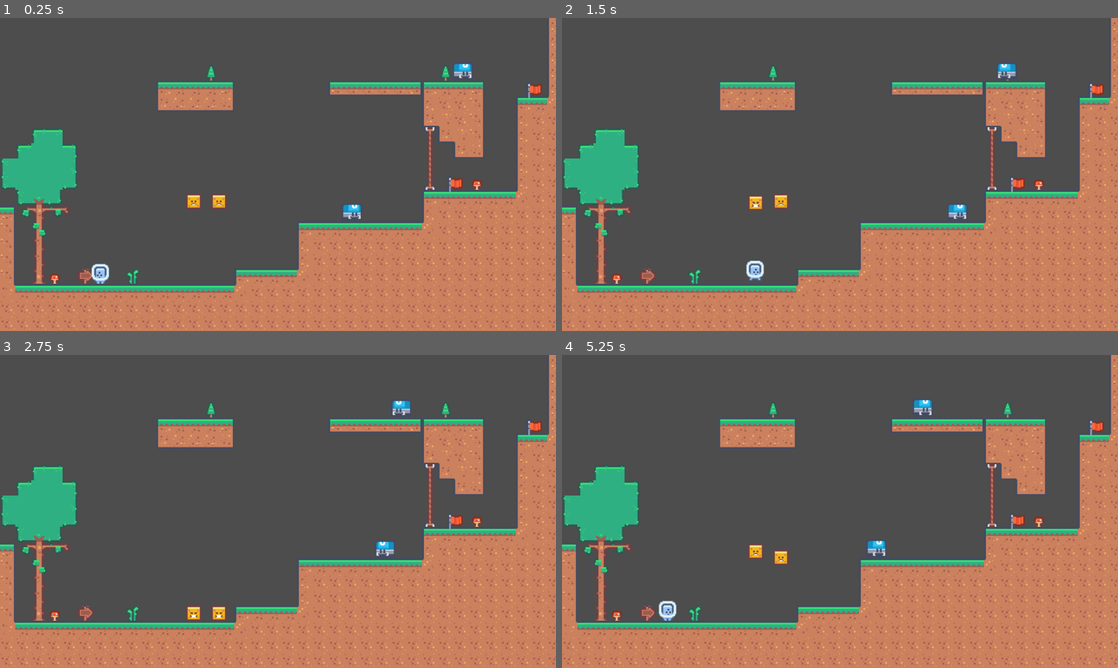
Above: before the commit, frames 1-4 (two rows, left to right).
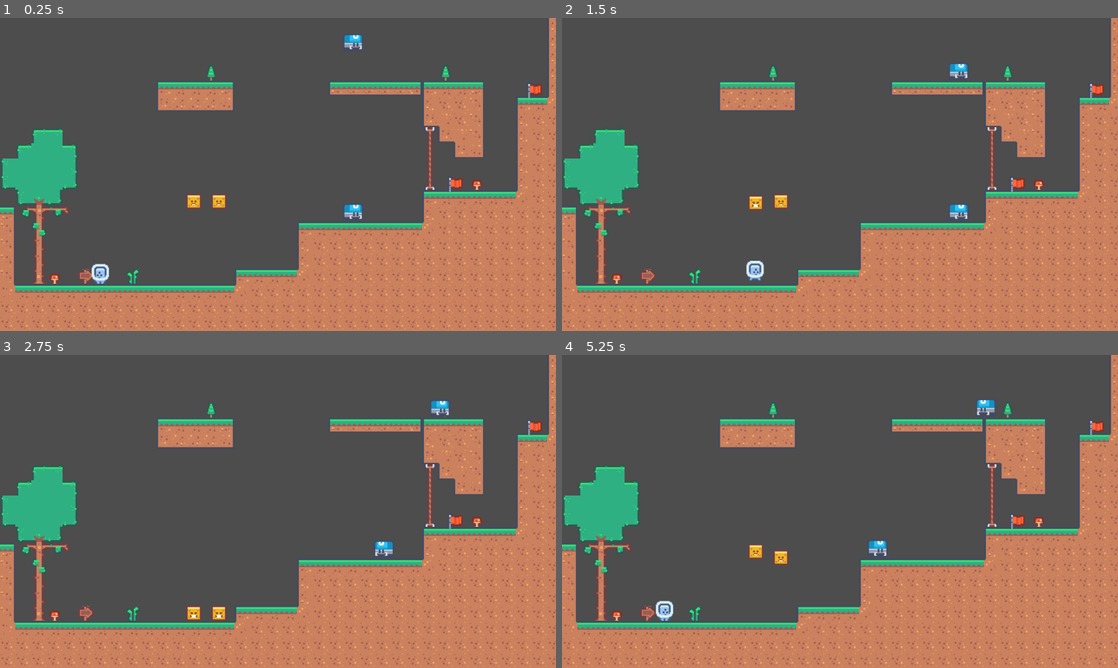
Above: after the commit, the same moments.

Repository: Ranpu123/JumpQuest
Game: Godot game, scene res://Wold0.tscn
The game is run twice, just before and just after one commit, with the same random seed, the same clock (stepped at 60 frames per second) and the same inputs.
Inputs:
- Up to frame 1 (0.25 s): no input
- Up to frame 2 (1.5 s): hold Right (move_right) from 0.53 s (still down); tap Up (move_jump) at 0.77 s
- Up to frame 3 (2.75 s): tap Up (move_jump) at 1.52 s; release Right (move_right) at 2.03 s; hold Left (move_left) from 2.03 s (still down)
- Up to frame 4 (5.25 s): release Left (move_left) at 2.78 s; hold Right (move_right) 2.78-4.28 s; tap Up (move_jump) at 3.02, 3.77, 4.52 s; hold Left (move_left) 4.28-5.03 s; hold Right (move_right) from 5.03 s (still down)

The runs differ from the first frame. In frame 1, 0.3% of the frame differs, in the area x 61-85%, y 5-65%; in frame 2, 0.3%; in frame 3, 0.3%; in frame 4, 0.5%, in the area x 16-78%, y 14-85%.

Commit message:
fixed Enemy 1 gravity issue

Diff:
--- a/Enemy/Andar.gd
+++ b/Enemy/Andar.gd
@@ -4,6 +4,8 @@
 @export var down_cast: RayCast2D
 @export var animator: AnimatedSprite2D
 @export var actor: Enemy1
+
+var gravity = ProjectSettings.get_setting("physics/2d/default_gravity")
 
 signal next_border
 
@@ -18,8 +20,11 @@
 	set_physics_process(false)
 
 func _physics_process(delta):
-	if not down_cast.is_colliding() or actor.is_on_wall():
+	if (not down_cast.is_colliding() and actor.is_on_floor()) or actor.is_on_wall():
 		next_border.emit()
+
+	if not actor.is_on_floor():
+		actor.velocity.y += gravity * delta
 
 	actor.velocity.x = actor.dir * actor.MAX_SPEED
 	actor.move_and_slide()
--- a/Player.tscn
+++ b/Player.tscn
@@ -39,8 +39,9 @@
 "speed": 7.0
 }]
 
-[sub_resource type="RectangleShape2D" id="RectangleShape2D_dx5ab"]
-size = Vector2(24, 24)
+[sub_resource type="CapsuleShape2D" id="CapsuleShape2D_tryxl"]
+radius = 12.0
+height = 25.0
 
 [node name="CharacterBody2D" type="CharacterBody2D" groups=["player"]]
 script = ExtResource("1_20qo5")
@@ -60,7 +61,7 @@
 [node name="CollisionShape2D" type="CollisionShape2D" parent="PlayerDetector"]
 position = Vector2(0, 1)
 scale = Vector2(2, 2)
-shape = SubResource("RectangleShape2D_dx5ab")
+shape = SubResource("CapsuleShape2D_tryxl")
 
 [node name="RespawnTimer" type="Timer" parent="."]
 wait_time = 2.5
--- a/Wold0.tscn
+++ b/Wold0.tscn
@@ -649,4 +649,4 @@
 scale = Vector2(2, 2)
 
 [node name="Mob2" parent="." instance=ExtResource("3_hco1d")]
-position = Vector2(1048, 120)
+position = Vector2(793, 21)
